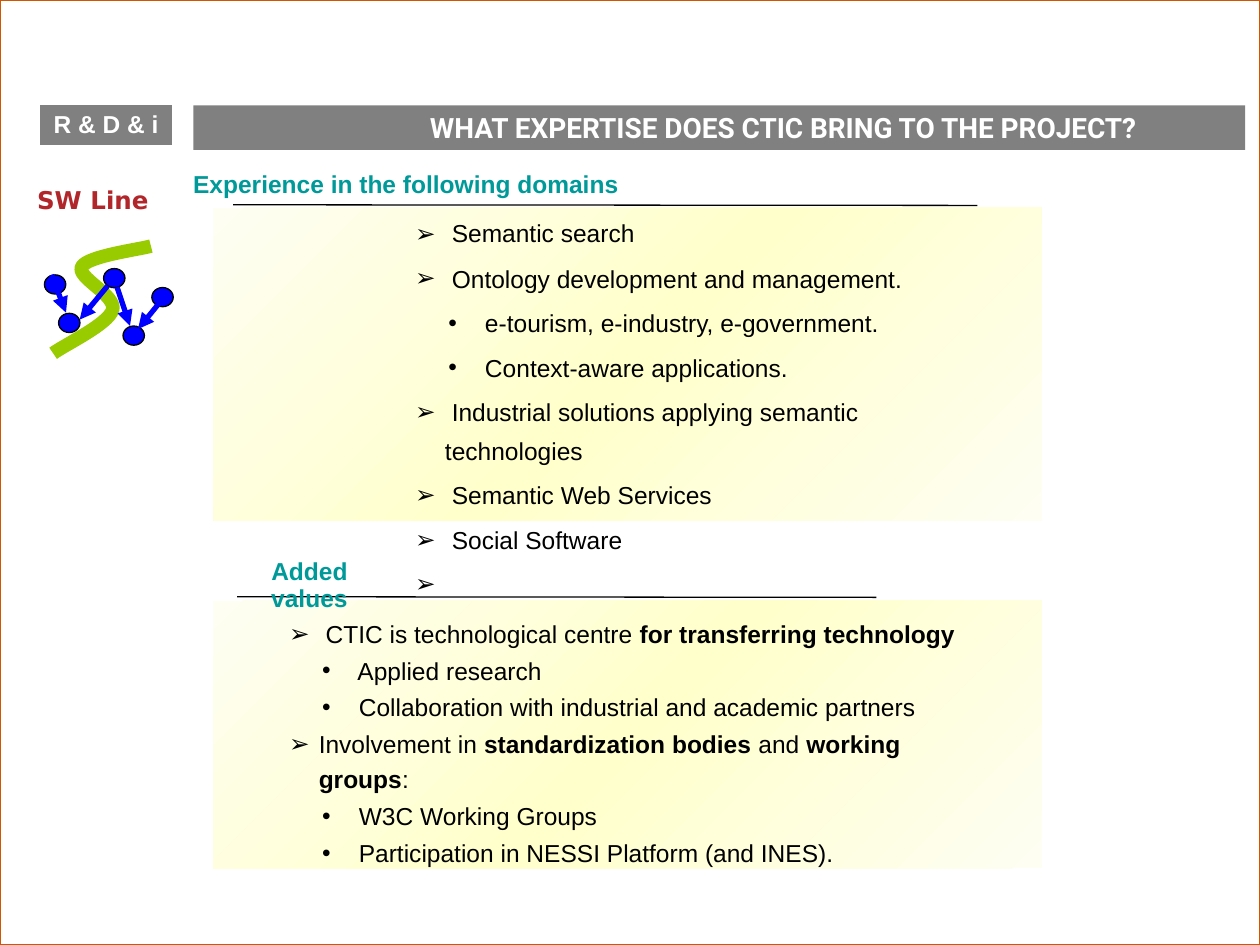
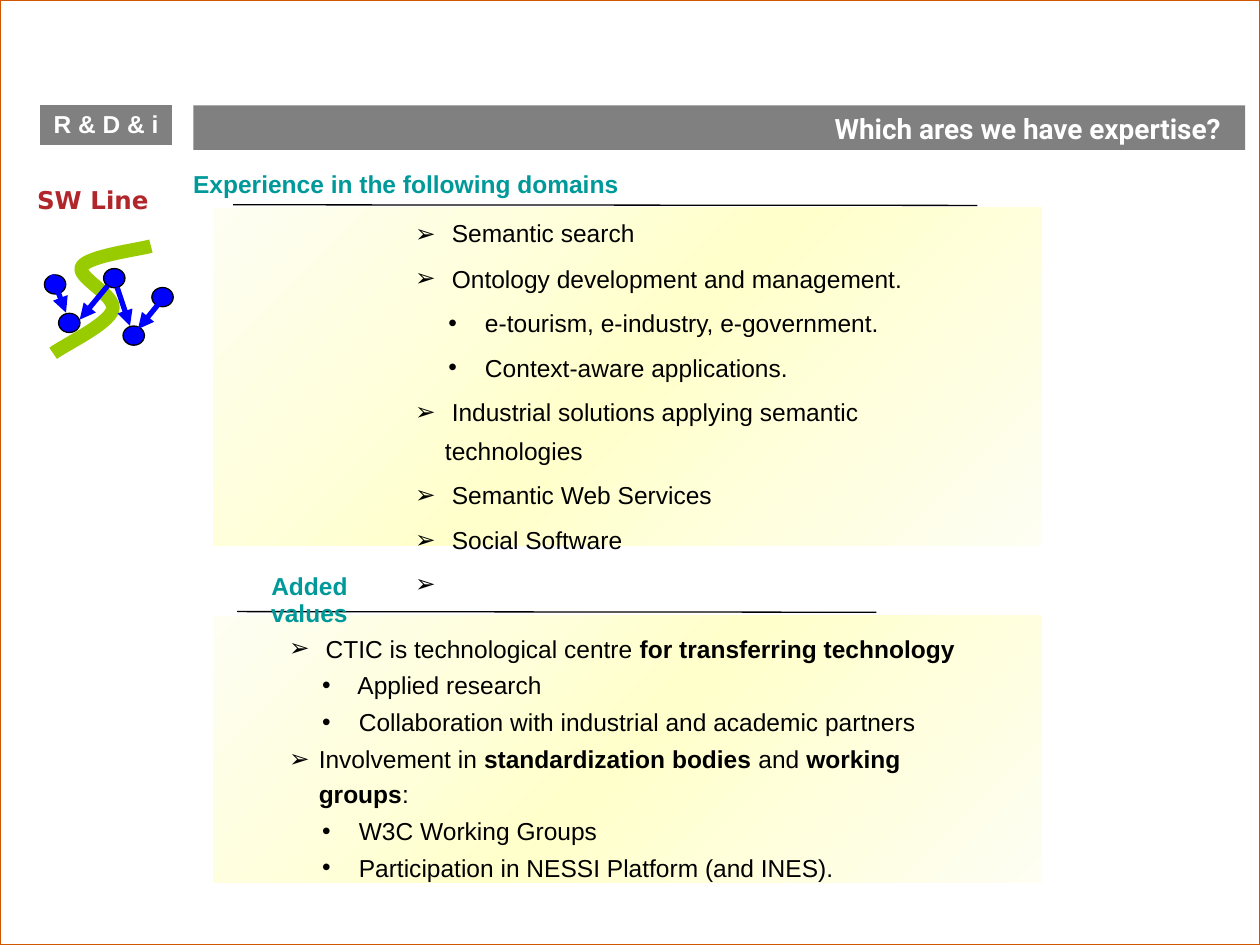
Before and after one commit to BackupTheBerlios/swaml-svn, a slide deck: slide 6 of trunk/doc/talks/deri-galway/swaml.odp. Drawn at 1260x945 pixels with LibreOffice and Linux fonts; fonts in the diff are those of the drawing; background and template pictures are left out. Boxes give left, top, right and bottom in pixels: in the first picture for what was removed or moved away, otherwise in the second. Text is boxed around its words. In the diff, an @@ line names an element or a change of style, - is before the commit and + after.

Commit message:
added a new slide with ctic's semantic web team

```diff
--- a/trunk/doc/talks/deri-galway/swaml.odp
+++ b/trunk/doc/talks/deri-galway/swaml.odp
@@ text at box(835, 118, 1220, 145): text changed @@
-WHAT EXPERTISE DOES CTIC BRING TO THE PROJECT?
+Which ares we have expertise?
@@ rectangle: place and size @@
-rectangle at box(213, 208, 1042, 520)
+rectangle at box(213, 208, 1042, 546)
@@ 2 texts, 1 line, 1 rectangle: place and size @@
-2 texts, 1 line, 1 rectangle at box(213, 562, 1042, 868)
+2 texts, 1 line, 1 rectangle at box(213, 577, 1042, 883)
```
Also in this commit, not shown: 1 slide added.
